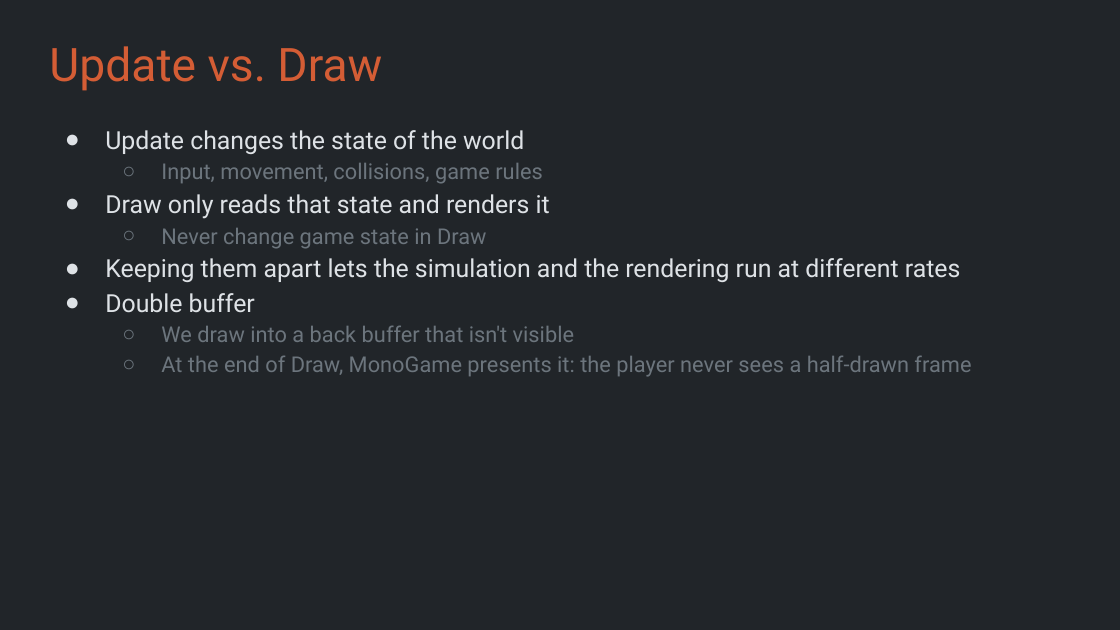
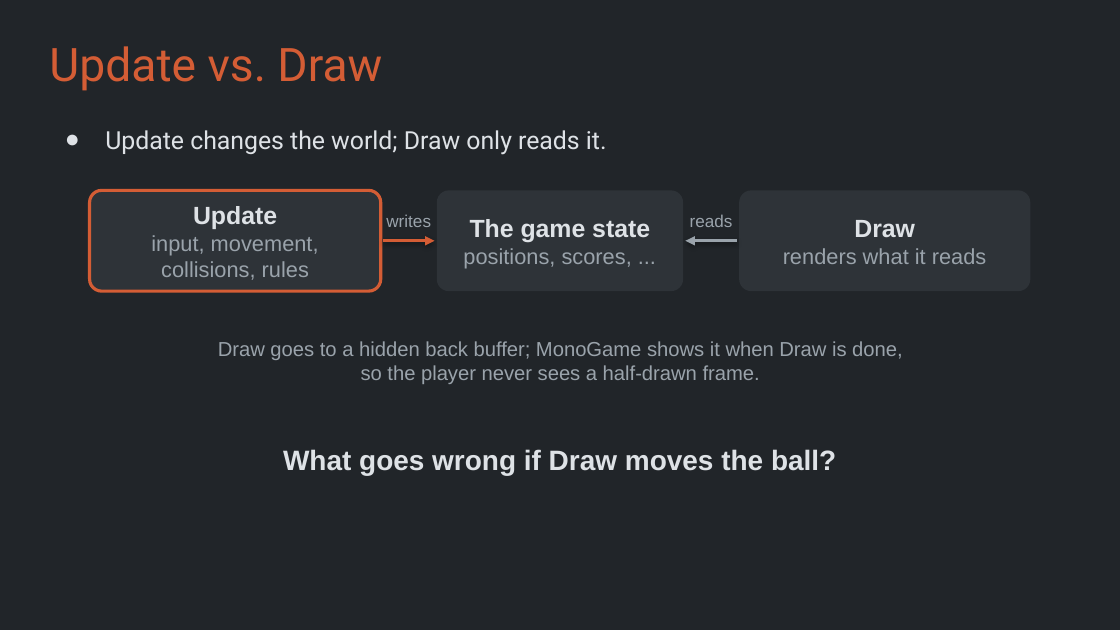
Before and after one commit to Metamate/gar, a slide deck: slide 21 of slides/01 Pong.pptx. Drawn at 1120x630 pixels with LibreOffice and Linux fonts; fonts in the diff are those of the drawing. Boxes give left, top, right and bottom in pixels: in the first picture for what was removed or moved away, otherwise in the second. Text is boxed around its words. In the diff, an @@ line names an element or a change of style, - is before the commit and + after.

```diff
--- a/slides/01 Pong.pptx
+++ b/slides/01 Pong.pptx
@@ text at <box>105,130,607,155</box>: text changed; size 14 to 16 pt; text colour #6C757D to #DEE2E6 @@
-● Update changes the state of the world
-  ○ Input, movement, collisions, game rules
-● Draw only reads that state and renders it
-  ○ Never change game state in Draw
-● Keeping them apart lets the simulation and the rendering run at different rates
-● Double buffer
-  ○ We draw into a back buffer that isn't visible
-  ○ At the end of Draw, MonoGame presents it: the player never sees a half-drawn frame
+● Update changes the world; Draw only reads it.
@@ rounded rectangle added at <box>90,190,381,291</box>, fill #2E3338, outline #D45D35 2 pt, 14 pt, text #9AA3AB @@
+Update
+input, movement, collisions, rules
@@ rounded rectangle added at <box>437,190,683,291</box>, fill #2E3338, 14 pt, text #9AA3AB @@
+The game state
+positions, scores, ...
@@ rounded rectangle added at <box>739,190,1030,291</box>, fill #2E3338, 14 pt, text #9AA3AB @@
+Draw
+renders what it reads
@@ text added at <box>386,214,431,227</box>, 11 pt, text #9AA3AB @@
+writes
@@ text added at <box>690,214,733,227</box>, 11 pt, text #9AA3AB @@
+reads
@@ arrow added from (383, 241) to (435, 241), #D45D35 2 pt @@
@@ arrow added from (737, 241) to (685, 241), #9AA3AB 2 pt @@
@@ text added at <box>218,341,902,384</box>, 13 pt, text #9AA3AB @@
+Draw goes to a hidden back buffer; MonoGame shows it when Draw is done,
+so the player never sees a half-drawn frame.
@@ text added at <box>283,449,836,475</box>, 18 pt, text #DEE2E6, bold @@
+What goes wrong if Draw moves the ball?
```
Also in this commit, not shown: 3 other slides changed, 4 slides added, 3 slides removed, 1 other file.
